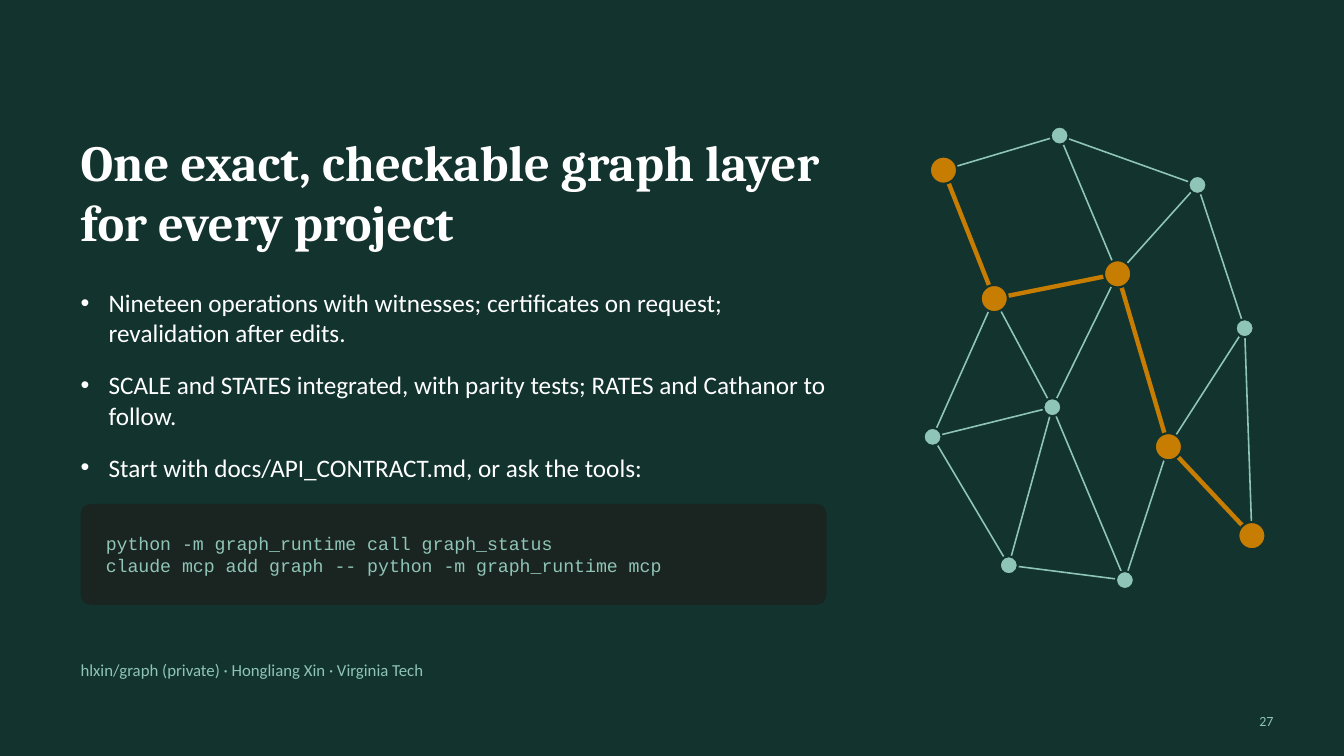
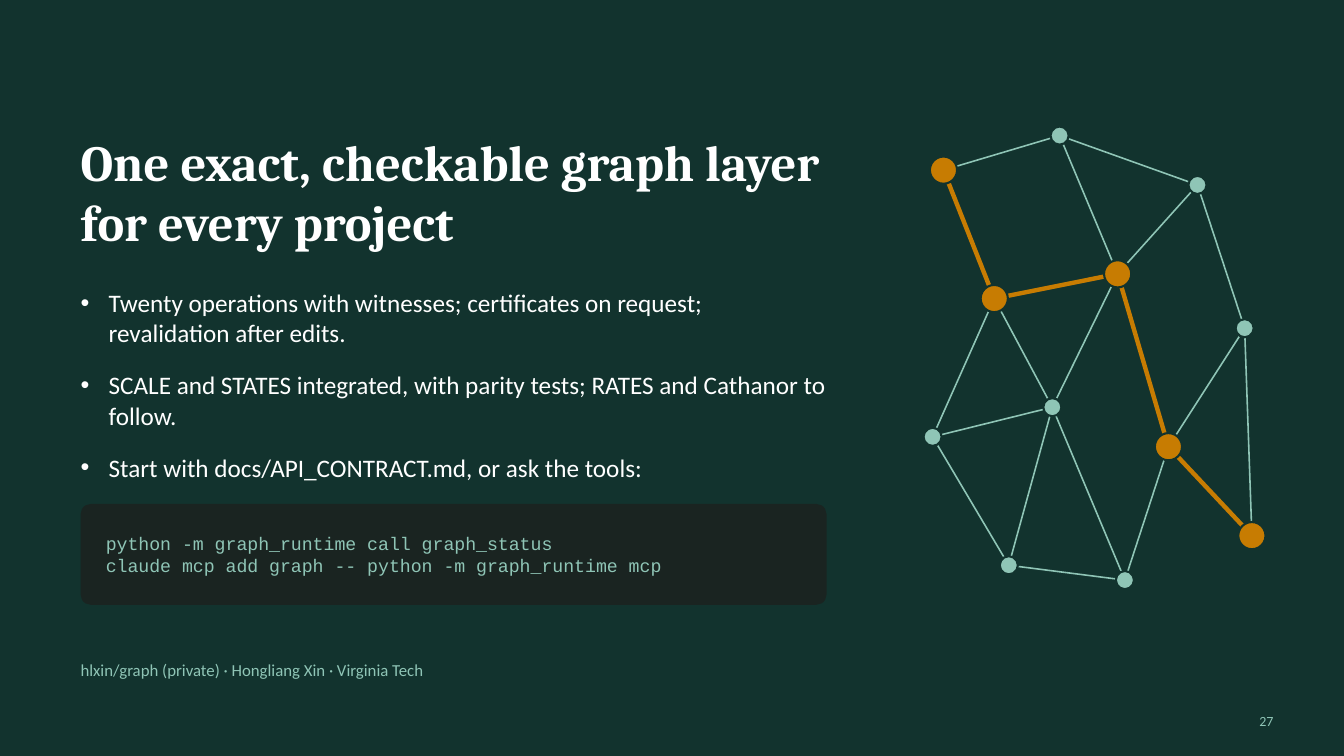
Before and after one commit to hlxin/graph, a slide deck: slide 27 of docs/GRAPH_slides.pptx. Drawn at 1344x756 pixels with LibreOffice and Linux fonts; fonts in the diff are those of the drawing. Boxes give left, top, right and bottom in pixels: in the first picture for what was removed or moved away, otherwise in the second. Text is boxed around its words. In the diff, an @@ line names an element or a change of style, - is before the commit and + after.

```diff
--- a/docs/GRAPH_slides.pptx
+++ b/docs/GRAPH_slides.pptx
@@ text at [109, 294, 702, 342]: text changed @@
-• Nineteen operations with witnesses; certificates on request; revalidation after edits.
+• Twenty operations with witnesses; certificates on request; revalidation after edits.
```
Also in this commit, not shown: 9 other slides changed, 2 other files.
